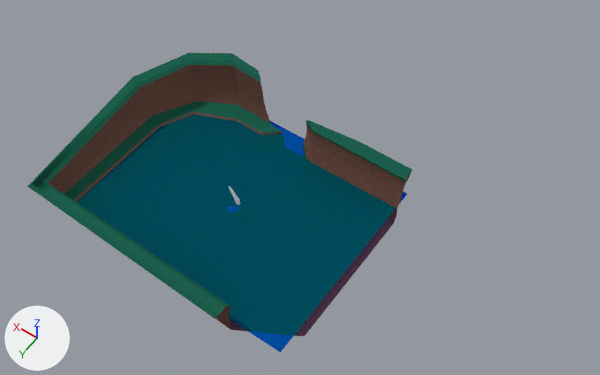
Renders of the Blender file Assets/World/C9L1/raw/C9L1.blend from each side of a commit.
One viewpoint serves both versions: a 50 mm camera at (-74.0, 169.0, 424.0) aimed at (97.0, -71.0, 47.0). The axes (+X, +Y, +Z) are drawn at lower left. The lights are the same throughout.

Objects in the first picture: 'Bone', 'C9L1'.
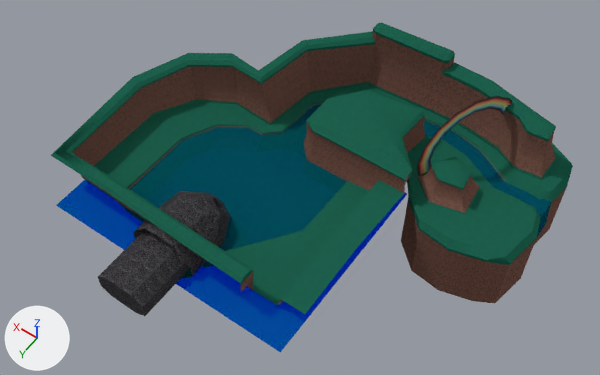
Boxes [x1, y1, x2, y2] around the edits, measured in the pictures (600 x 375 px):
```json
{"object": "C9L1", "change": "reshaped", "before": [27, 53, 412, 336], "after": [51, 53, 412, 314], "on screen": "6% narrower, 8% shorter"}
{"object": "C9L1_Prelude", "change": "shown", "after": [258, 23, 573, 303]}
{"object": "SkullRockEntrance", "change": "added", "after": [98, 191, 232, 316], "on screen": "black"}
{"object": "Rainbow", "change": "shown", "after": [417, 96, 513, 176]}
{"object": "Bone", "change": "deleted", "before": [227, 186, 241, 213]}
{"part": 1, "of": "me_plane_002", "change": "built on", "before": [27, 79, 412, 336], "after": [51, 79, 412, 314]}
{"part": 2, "of": "me_plane_002", "change": "surface changed", "before": [51, 101, 303, 216], "after": [76, 101, 303, 206]}
{"part": 3, "of": "me_plane_002", "change": "recoloured", "before": [48, 65, 285, 206], "after": [71, 65, 285, 199], "on screen": "brown to green"}
```

Edits to the scene script, one JSON object a line:
```json
{"op": "add", "block": "img_tx_basalt_png_001", "code": ["img_tx_basalt_png_001 = load_image('tx_basalt.png.001', 'tx_basalt.png', 128, 128, 'sRGB')"]}
{"op": "add", "block": "mat_uv_basalt", "code": ["mat_uv_basalt = principled_material('uv_basalt')", "mat_uv_basalt.texture = img_tx_basalt_png_001", "mat_uv_basalt.specular_ior_level = 0.0318"]}
{"block": "me_plane_002", "where": "# used by ob_c9l1; location = (-22.5, -140.9, 0.1)"}
{"op": "remove", "block": "me_plane_002", "code": "me_plane_002.from_pydata(...)  # 107 vertices, 88 faces; spans x 67.0..241.0, y 28.0..171.0, z 34.0..80.0"}
{"op": "add", "block": "me_plane_002", "code": "me_plane_002.from_pydata(...)  # 153 vertices, 131 faces; spans x 66.0..241.0, y 28.0..151.0, z 34.0..80.0"}
{"block": "me_plane_002", "change": "me_plane_002 part 1"}
{"block": "me_plane_002", "change": "14 vertices are removed from x 67.0..100.0, y 46.0..171.0, z 34.0..63.0"}
{"block": "me_plane_002", "change": "25 faces are deleted"}
{"block": "me_plane_002", "change": "4 vertices in x 203.0..216.0, y 60.0..82.0, z 34.0..46.0 move by (-18.0, 0.0, 0.0)"}
{"block": "me_plane_002", "change": "3 vertices in x 230.0..236.0, y 160.0..167.0, z 61.0..63.0 move by (0.0, -20.0, 8.0)"}
{"block": "me_plane_002", "change": "3 vertices in x 219.0, y 160.0..167.0, z 61.0..63.0 move by (-17.0, -20.0, 8.0)"}
{"block": "me_plane_002", "change": "22 vertices move from x 67.0..228.0, y 40.0..159.0, z 34.0..71.0 to x 85.0..228.0, y 39.0..139.0, z 34.0..71.0"}
{"block": "me_plane_002", "change": "53 vertices are added at x 66.0..169.0, y 39.0..151.0, z 34.0..71.0"}
{"block": "me_plane_002", "change": "7 new vertices lie (9.0, 0.0, 0.0) away from vertices in x 99.0..100.0, y 45.0..52.0, z 34.0..67.0"}
{"block": "me_plane_002", "change": "35 new faces join them, mat_uv_cliff_400 (picture img_tx_cliff_400_png)"}
{"block": "me_plane_002", "change": "18 new faces join them, mat_uv_grass (picture img_tx_grass_dark_200_png)"}
{"block": "me_plane_002", "change": "15 new faces join them, mat_uv_cliff_ledge_400 (picture img_tx_cliff_ledge_400_png)"}
{"block": "me_plane_002", "change": "me_plane_002 part 2: 26 kept faces spanning x 130.0..231.0, y 37.0..139.0, z 34.0..78.0 get new texture (UV) coordinates"}
{"block": "me_plane_002", "change": "me_plane_002 part 3: 15 faces spanning x 152.0..231.0, y 37.0..139.0, z 40.0..78.0 switch from mat_uv_cliff_400 (picture img_tx_cliff_400_png) to mat_uv_cliff_ledge_400 (picture img_tx_cliff_ledge_400_png)"}
{"op": "add", "block": "me_cube_001", "code": ["me_cube_001 = bpy.data.meshes.new('Cube.001')", "me_cube_001.from_pydata(...)  # 111 vertices, 119 faces, 2 loose edges; spans x -20.3..0.0, y -32.3..49.0, z -17.5..14.8", "me_cube_001.polygons.foreach_set('use_smooth', [True] * 119)", "me_cube_001.materials.append(mat_uv_basalt)  # picture img_tx_basalt_png_001"]}
{"op": "remove", "block": "ob_c9l1_prelude", "code": "ob_c9l1_prelude.hide_set(True)  # its collection is switched off"}
{"op": "remove", "block": "ob_rainbow", "code": "ob_rainbow.hide_set(True)  # its collection is switched off"}
{"op": "remove", "block": "ob_bone", "code": ["ob_bone = bpy.data.objects.new('Bone', me_plane_004)", "ob_bone.location = (124.4, -42.2, 33.0)"]}
{"op": "add", "block": "ob_skullrockentrance", "code": ["ob_skullrockentrance = bpy.data.objects.new('SkullRockEntrance', me_cube_001)", "ob_skullrockentrance.location = (129.2, -5.6, 53.0)", "_m = ob_skullrockentrance.modifiers.new('Mirror', 'MIRROR')"]}
```
